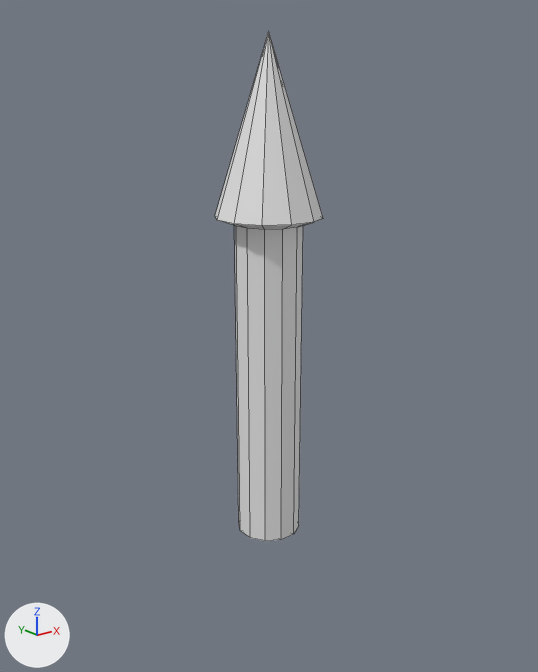
The Blender file rl/trunk/editors/Lockenwickler/src/media/pivots.blend: old version first, new version second.
Camera for both pictures: a 50 mm lens placed at (-9.46, -11.84, 12.28), pointed at (0.14, 0.16, 7.48). The axes (+X, +Y, +Z) are drawn at lower left. The lights are the same throughout. Mesh edges are drawn as thin lines. The same objects are shown in both versions, whatever each file hides.

In view in the first picture: 'Pivot_Arrow'.
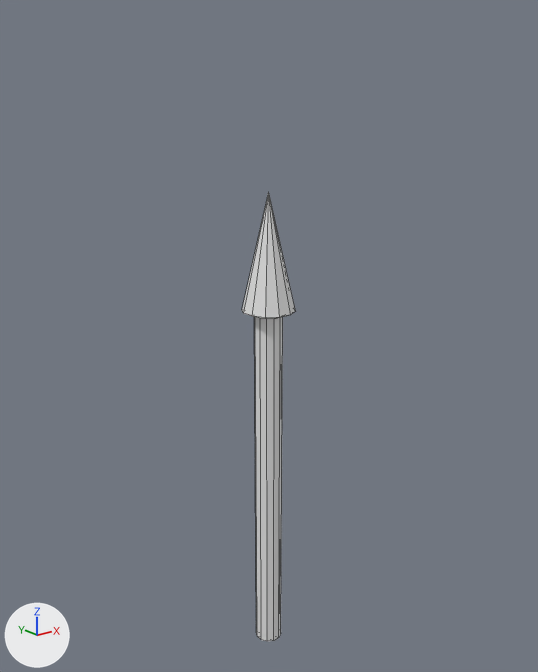
Boxes [x1, y1, x2, y2] around the edits, measured in the pictures (538 x 672 px):
'Pivot_Arrow', reshaped, moved, rescaled (50% narrower, 12% shorter)
    before: [215, 31, 323, 541]
    after: [242, 192, 295, 641]

What the commit changed:
me_pivot_arrow is used by ob_pivot_arrow; location (0.0, 0.0, 3.0); scale (0.7, 0.7, 0.91).
me_pivot_arrow had 37 vertices, 41 faces and spanned x -1.52..1.52, y -1.52..1.52, z 0.0..11.63.
me_pivot_arrow now has 37 vertices, 41 faces and spans x -1.83..1.83, y -1.83..1.83, z 0.0..11.63.
me_pivot_arrow part 1: 24 of 37 vertices moved; they spanned x -1.52..1.52, y -1.52..1.52, z 7.62..7.77 and now span x -1.83..1.83, y -1.83..1.83, z 8.8..8.91; mean shift (0.0, 0.0, 1.16); largest move (-1.52, 0.41, 7.77) -> (-1.83, 0.49, 8.91).
Object 'Pivot_Arrow' (ob_pivot_arrow) moves from (0.0, 0.0, 3.0) to (0.0, 0.0, 0.0).
Object 'Pivot_Arrow' (ob_pivot_arrow) is rescaled from (0.7, 0.7, 0.91) to (0.3, 0.3, 0.91).
